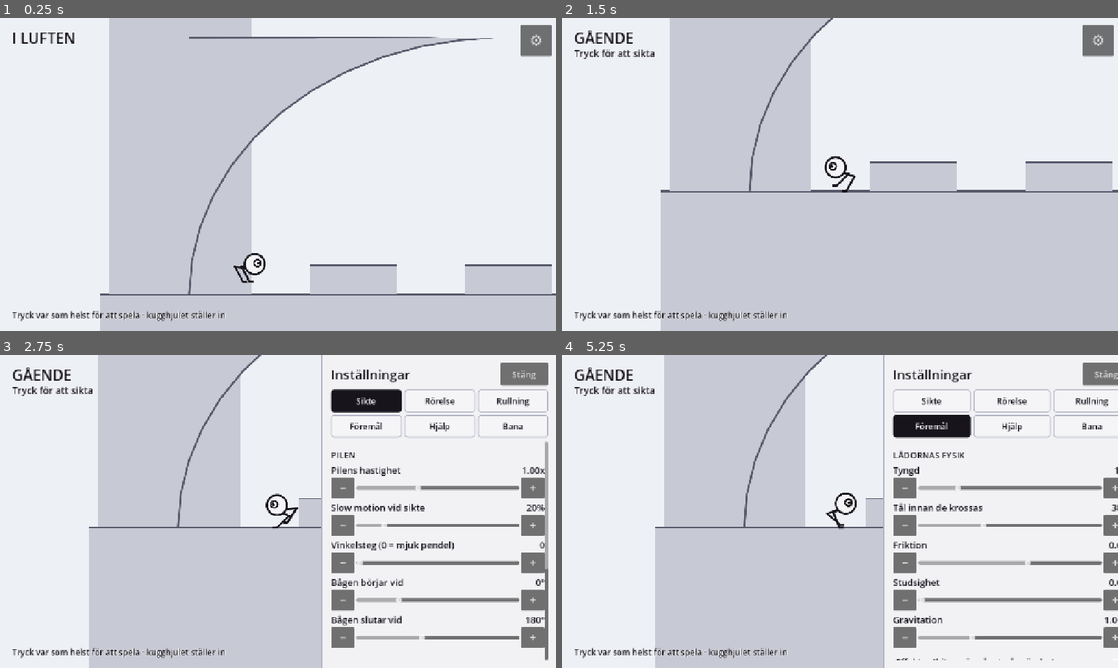
Above: before the commit, frames 1-4 (two rows, left to right).
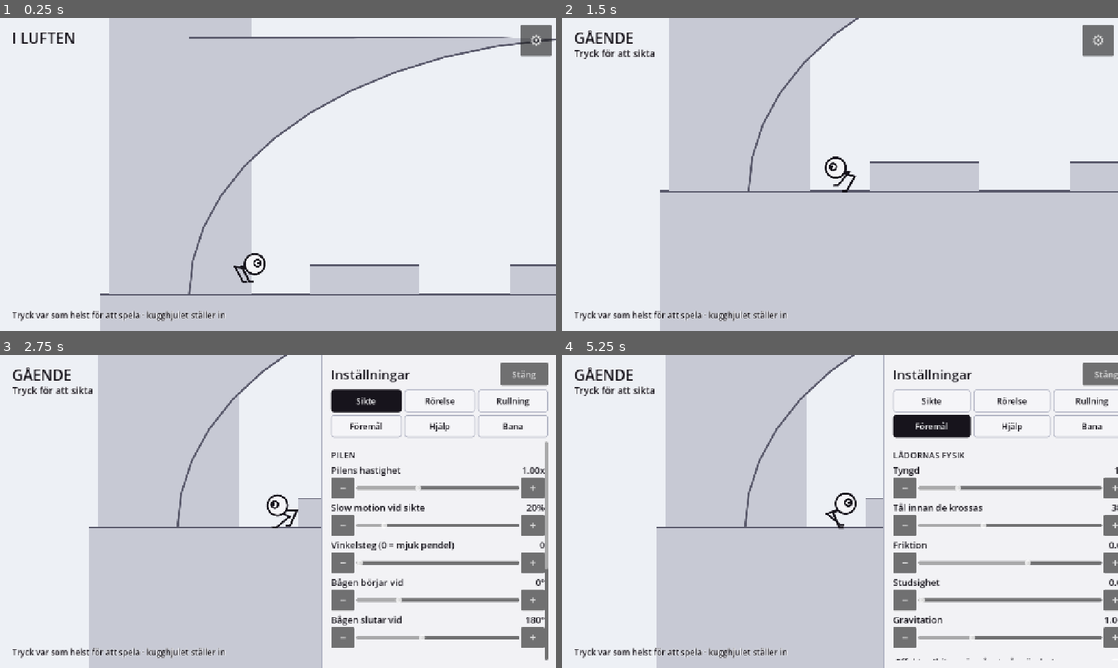
Above: after the commit, the same moments.

Repository: ojojboll-ui/Robo-ball
Game: Godot game, scene res://main/main.tscn
The game is run twice, just before and just after one commit, with the same random seed, the same clock (stepped at 60 frames per second) and the same inputs.
Inputs:
- Up to frame 1 (0.25 s): no input
- Up to frame 2 (1.5 s): click "⚙" at 0.5 s; click "Stäng" at 1.25 s
- Up to frame 3 (2.75 s): click "⚙" at 2 s
- Up to frame 4 (5.25 s): click "Sikte" at 2.75 s; click "Rörelse" at 3.5 s; click "Rullning" at 4.25 s; click "Föremål" at 5 s

The runs differ from the first frame. In frame 1, 4.7% of the frame differs, in the area x 34-100%, y 6-89%; in frame 2, 2.3%; in frame 3, 1.0%; in frame 4, 1.2%.

Commit message:
Brantare backe, rundare skål, längre flykt — och ett halvt skjutsikte
**Rampen.** Nedslagsbacken är nu brant (35° vid krönet, nästan 60° längst
ner) och skålens botten en riktig rundning med radien 350. Läppen ligger
200 px under avsatsen i stället för i samma höjd, vilket byter höjd mot
fart. Resultatet: **1019 px/s vid läppen mot 650 förut**, och en båge som
bär 2200 px bort till flaggplatån i stället för 300.

Finalen blev samtidigt mycket mer förlåtande. Mätt i ett stycke — ett tryck
på platåns krön, sedan ingenting alls — tar **varje vinkel mellan 20° och
60°** honom hela vägen till flaggan, på 3,3–4,4 sekunder. Förut var det
20°–40° av sex provade. Det är rätt ordning: det som är belöningen ska vara
den mest förlåtande delen av banan.

Den viktigaste insikten av alla kom ur bygget, och den gäller varje ramp
härefter: **en brant backe går inte att hålla sig kvar i.** Han släpper
underlaget när v²/r går över tyngden plus markfästet, och för att följa en
kurva ända ner till 60° i 790 px/s krävs en radie på över 4000 px. Alltså
*ska* han lämna krönet och flyga — och backen nedanför ska ha formen av
hans egen kastbana, en parabel räknad ur farten vid krönet, så att
nedslaget blir tangentiellt och nästan ingen fart går förlorad. Det är
precis så en riktig hoppbacke är byggd, och av exakt samma skäl.

**Rymligare.** Alla avsatser är 240 px breda i stället för 190, stegen
längs marken ligger 200 px isär, översta farleden har fyra avsatser i
stället för tre (platån ligger 90 px högre), balkongen är längre och
mellersta farleden har fått en stång till för att täcka den längre
sträckan. Banan är 6200 px bred mot 4950.

Hela farleden mätt om, 20 hopp: 3–7 vinklar av 9 på vart och ett. Två ben
behövde justeras efteråt — en stång som låg 70 px under hans hängläge mätte
2 vinklar av 9, samma stång i hans egen höjd 6, och sista svinget till
balkongen gick från 1 till 6 när balkongen förlängdes så att han landar på
den i stället för på dess yttersta kant.

**Skjutsiktet går ett halvvarv.** Visaren sveper 0–180° fram och tillbaka i
stället för runt som en klocka, med samma rörelse och samma startriktning
som hoppbågen. Den nedre halvan pekade ner i marken där det aldrig finns
något att skjuta, och var alltså bortkastad väntan.

Co-Authored-By: Claude Opus 5 <noreply@anthropic.com>
Claude-Session: https://claude.ai/code/session_01BFuXiawrAFSoffrH8t6SUi

Diff:
--- a/game/_route.gd
+++ b/game/_route.gd
@@ -31,18 +31,30 @@
 	level = main.get("_level")
 	var floors: Array = level.data["floors"]
 	var labels := ["marken", "F", "G", "H", "D", "E", "blocket", "A", "B", "C",
-		"platån", "torntopp", "tornfot"]
+		"C2", "platån", "flaggplatån", "flaggfot"]
 	for i in floors.size():
 		names[labels[i]] = floors[i]
 
 	var legs: Array[Dictionary] = [
-		{"k": "grab", "n": "blocket → stång 4", "at": Vector2(2170, 260), "f": -1, "to": 4, "lo": 90, "hi": 170},
-		{"k": "hang", "n": "stång 4 → stång 3", "from": 4, "to": 3, "lo": 100, "hi": 170},
-		{"k": "hang", "n": "stång 3 → lian 2", "from": 3, "to": 2, "lo": 100, "hi": 170},
-		{"k": "hang", "n": "lian 2 → lian 1", "from": 2, "to": 1, "lo": 100, "hi": 170},
-		{"k": "hangtop", "n": "lian 1 → balkongen", "from": 1, "to": "balkongen", "lo": 100, "hi": 170},
+		{"k": "mark", "n": "start → F", "at": Vector2(400, 560), "f": 1, "to": "F", "lo": 10},
+		{"k": "mark", "n": "F → G", "at": Vector2(690, 520), "f": 1, "to": "G", "lo": 10},
+		{"k": "mark", "n": "G → H", "at": Vector2(1130, 520), "f": 1, "to": "H", "lo": 10},
+		{"k": "mark", "n": "H → D", "at": Vector2(1570, 520), "f": 1, "to": "D", "lo": 20},
+		{"k": "mark", "n": "D → E", "at": Vector2(1910, 430), "f": 1, "to": "E", "lo": 20},
+		{"k": "mark", "n": "E → blocket", "at": Vector2(2250, 360), "f": 1, "to": "blocket", "lo": 20},
+		{"k": "grab", "n": "blocket → stång 5", "at": Vector2(2490, 280), "f": -1, "to": 5, "lo": 90, "hi": 170},
+		{"k": "hang", "n": "stång 5 → stång 4", "from": 5, "to": 4, "lo": 100, "hi": 170},
+		{"k": "hang", "n": "stång 4 → lian 3", "from": 4, "to": 3, "lo": 100, "hi": 170},
+		{"k": "hang", "n": "lian 3 → lian 2", "from": 3, "to": 2, "lo": 100, "hi": 170},
+		{"k": "hang", "n": "lian 2 → stång 1", "from": 2, "to": 1, "lo": 100, "hi": 170},
+		{"k": "hangtop", "n": "stång 1 → balkongen", "from": 1, "to": "balkongen", "lo": 100, "hi": 170},
 		{"k": "mark", "n": "balkongen → stång 0", "at": Vector2(600, 30), "f": -1, "to": 0, "lo": 50, "hi": 130, "swing": true},
 		{"k": "hangtop", "n": "stång 0 → pelartoppen", "from": 0, "to": "pelartoppen", "lo": 80, "hi": 170},
+		{"k": "mark", "n": "pelartoppen → A", "at": Vector2(320, -200), "f": 1, "to": "A", "lo": 20},
+		{"k": "mark", "n": "A → B", "at": Vector2(690, -300), "f": 1, "to": "B", "lo": 20},
+		{"k": "mark", "n": "B → C", "at": Vector2(1060, -390), "f": 1, "to": "C", "lo": 20},
+		{"k": "mark", "n": "C → C2", "at": Vector2(1430, -480), "f": 1, "to": "C2", "lo": 20},
+		{"k": "mark", "n": "C2 → platån", "at": Vector2(1800, -570), "f": 1, "to": "platån", "lo": 20},
 	]
 	var args := OS.get_cmdline_user_args()
 	var first := int(args[0]) if args.size() > 0 else 0
@@ -234,12 +246,10 @@
 		if absf(feet - r.position.y) < 30.0 and x > r.position.x - 30.0 \
 				and x < r.position.x + r.size.x + 30.0:
 			return str(key)
-	if absf(feet + 380.0) < 30.0 and x > 1900.0 and x < 2480.0:
-		return "avsatsen"
-	if feet < -490.0 and x > 1490.0 and x < 2360.0:
-		return "platån"
+	if absf(feet + 470.0) < 30.0 and x > 2980.0 and x < 3400.0:
+		return "rampen"
 	if absf(feet + 150.0) < 30.0 and x < 460.0:
 		return "pelartoppen"
-	if absf(feet - 78.0) < 30.0 and x > 280.0 and x < 1020.0:
+	if absf(feet - 78.0) < 30.0 and x > 280.0 and x < 1240.0:
 		return "balkongen"
 	return "annat (%.0f, %.0f)" % [x, feet]
--- a/game/actor/robo_ball.gd
+++ b/game/actor/robo_ball.gd
@@ -343,10 +343,14 @@
 		return
 
 	if aim_kind == Aim.SHOOT:
-		# Visaren går runt hela varvet, som en klocka. Ingen pendling: ett skott
-		# har ingen "framåt", och ett varv är lika lätt att vänta in var man än
-		# står.
-		aim_deg = fposmod(aim_deg - real * Settings.shoot_sweep * 360.0, 360.0)
+		# Visaren sveper det övre halvvarvet fram och tillbaka, precis som
+		# hoppbågen gör — samma rörelse att läsa av och att vänta in, i stället
+		# för två. Den börjar också åt samma håll som RB går. Ett helt varv var
+		# det förut, och den halvan som pekade ner i marken var bortkastad
+		# väntan: det finns inget att skjuta där.
+		_sweep_t += real * Settings.shoot_sweep * TAU
+		var shot := 0.5 - 0.5 * cos(_sweep_t)
+		aim_deg = lerpf(0.0, 180.0, shot) if facing > 0 else lerpf(180.0, 0.0, shot)
 		return
 	_sweep_t += real * Settings.aim_sweep_speed * 1.6
 	# Bågen startar alltid i den ände som ligger åt det håll RB går, och pendlar
--- a/game/core/settings.gd
+++ b/game/core/settings.gd
@@ -106,7 +106,7 @@
 var enemy_speed := 70.0        ## px/s, blå går i den farten, röda flyger i 150 %
 var stomp_bounce := 520.0      ## px/s uppåt när han studsar på en blå
 var shoot_range := 700.0       ## px, så nära måste en röd vara för att siktet ska bli ett skjutsikte
-var shoot_sweep := 0.9         ## varv per sekund för skjutsiktets visare
+var shoot_sweep := 0.9         ## svep per sekund för skjutsiktets visare, 0–180°
 var laser_reach := 1400.0      ## px, hur långt lasern når
 var invulnerable_time := 1.2   ## sekunder osårbar efter en träff
 var knockback := 260.0         ## px/s bort från den som träffade
--- a/game/ui/tuning_panel.gd
+++ b/game/ui/tuning_panel.gd
@@ -309,8 +309,8 @@
 		func(v: float) -> void: Settings.stomp_bounce = v, "%.0f")
 	_slider("Så nära måste en röd vara för skjutsiktet", 200.0, 1400.0, 50.0, Settings.shoot_range,
 		func(v: float) -> void: Settings.shoot_range = v, "%.0f px")
-	_slider("Skjutsiktets varvtid", 0.2, 2.0, 0.05, Settings.shoot_sweep,
-		func(v: float) -> void: Settings.shoot_sweep = v, "%.2f varv/s")
+	_slider("Skjutsiktets sveptakt", 0.2, 2.0, 0.05, Settings.shoot_sweep,
+		func(v: float) -> void: Settings.shoot_sweep = v, "%.2f svep/s")
 	_slider("Laserns räckvidd", 400.0, 2400.0, 50.0, Settings.laser_reach,
 		func(v: float) -> void: Settings.laser_reach = v, "%.0f px")
 	_slider("Osårbar efter en träff", 0.0, 4.0, 0.1, Settings.invulnerable_time,
--- a/game/world/levels.gd
+++ b/game/world/levels.gd
@@ -380,6 +380,25 @@
 ##    rampen. Ett hopp kan aldrig göra det åt honom — hoppkraften läggs till den
 ##    fart han redan har, och står han still finns ingen uppåtfart att lägga den
 ##    till. Därför går flaggan bara att nå via rampen.
+## Nedslagsbacken: en parabel som följer hans egen flygbana.
+##
+## Han kan inte hålla sig kvar i en brant backe — han släpper ytan när v²/r går
+## över tyngden plus markfästet, och i 790 px/s krävs det en radie på över
+## 4000 px för att följa den ända ner till 60°. Alltså *ska* han lämna krönet och
+## flyga. Men landar han på en yta som lutar likadant som hans bana gör just där
+## tas nästan ingen fart bort i nedslaget, och då kan backen vara hur brant som
+## helst i sin nedre ände. Formen är därför hans kastbana, räknad ur farten han
+## har vid krönet: lutningen växer från 35° till nästan 60°.
+static func _ski_hill(start: Vector2, slope0: float, speed: float, length: float,
+		steps: int) -> PackedVector2Array:
+	var pts := PackedVector2Array()
+	var vx := speed / sqrt(1.0 + slope0 * slope0)
+	var k := 1400.0 / (2.0 * vx * vx)
+	for i in range(1, steps + 1):
+		var d := length * float(i) / float(steps)
+		pts.append(start + Vector2(d, slope0 * d + k * d * d))
+	return pts
+
 ## En cirkelbåge, med gott om punkter. Antalet är inte en smaksak: krönet mäts
 ## av spelet som hur mycket underlagets lutning ändrar sig medan han rör sig, och
 ## med glesa punkter kommer hela ändringen i ett enda hopp. Då ser en mjuk kurva
@@ -451,64 +470,66 @@
 ## från — marken bär hela banan, det stora blocket ligger under gapet till tornet
 ## och balkongen under stången. Ingen väg kan alltså köra fast (princip 4).
 static func _climb() -> Dictionary:
-	var right := 5400.0
-
-	# Avsatsen och skålen är en och samma yta: plant, krön, backe, botten, uppstuds.
-	# Krönets radie är räknad och inte vald: han släpper ytan när v²/r går över
-	# tyngden plus markfästet (1550), och han kommer in i som mest ~800 px/s —
-	# alltså krävs minst 800²/1550 = 413 px. 700 ger marginal även om någon
-	# skruvar upp hoppkraften i panelen.
-	var surface := PackedVector2Array([Vector2(2400.0, -380.0), Vector2(2800.0, -380.0)])
-	surface.append_array(_arc(Vector2(2800.0, 320.0), 700.0, 0.0, 42.0, 60, true))
-	surface.append_array(_arc(Vector2(3841.0, 60.0), 190.0, -42.0, 45.0, 30))
-	surface.append(Vector2(4549.0, -380.0))
+	var right := 6200.0
+
+	# Rampen i ett stycke: avsats, krön, nedslagsbacke, skål och uppstuds.
+	# Krönets radie är räknad: han släpper ytan när v²/r går över 1550, och han
+	# kommer in i som mest ~800 px/s, alltså krävs minst 413 px. 700 ger marginal.
+	var surface := PackedVector2Array([Vector2(2990.0, -470.0), Vector2(3390.0, -470.0)])
+	surface.append_array(_arc(Vector2(3390.0, 230.0), 700.0, 0.0, 35.0, 50, true))
+	surface.append_array(_ski_hill(Vector2(3792.0, -343.0), 0.70, 990.0, 420.0, 26))
+	surface.append_array(_arc(Vector2(4508.0, -47.0), 350.0, -57.9, 45.0, 34))
+	surface.append(Vector2(5226.0, -270.0))
 
 	return {
 		"name": "Klättringen",
 		"right_edge": right,
-		"top_edge": -640.0,
+		"top_edge": -700.0,
 		"floors": [
 			Rect2(100, GROUND_Y, right - 40.0, 320),
 			# Nedersta farleden: tre trappsteg och två avsatser upp till blocket.
-			Rect2(560, 577, 190, 63),
-			Rect2(900, 577, 190, 63),
-			Rect2(1240, 577, 190, 63),
-			Rect2(1530, 488, 190, 60),
-			Rect2(1830, 399, 190, 60),
+			Rect2(560, 577, 240, 63),
+			Rect2(1000, 577, 240, 63),
+			Rect2(1440, 577, 240, 63),
+			Rect2(1780, 488, 240, 60),
+			Rect2(2120, 399, 240, 60),
 			# Blocket: en fribärande avsats, inte ett berg. Den som missar ett hopp
 			# landar på den och kan ta sig vidare via stängerna — och under den
 			# löper marken hela vägen, så ingen väg kan köra fast.
-			Rect2(2120, 310, 680, 110),
-			# Översta farleden.
-			Rect2(560, -250, 190, 90),
-			Rect2(880, -340, 190, 70),
-			Rect2(1200, -430, 190, 70),
-			# Platån. Krönet är ett avstamp: härifrån hoppar han ner på avsatsen.
-			Rect2(1520, -520, 830, 340),
-			# Flaggtornet. Toppen ligger 680 px över blocket och 1200 px från
-			# avsatsen: dubbelhoppet når 338, längsta hopp 346.
-			Rect2(4640, -430, 460, 250),
-			Rect2(4900, -180, 200, 820),
+			Rect2(2440, 330, 920, 110),
+			# Översta farleden, fyra avsatser upp till platån.
+			Rect2(560, -250, 240, 90),
+			Rect2(930, -340, 240, 70),
+			Rect2(1300, -430, 240, 70),
+			Rect2(1670, -520, 240, 70),
+			# Platån. Krönet är ett avstamp: härifrån hoppar han ner på rampen.
+			Rect2(2040, -610, 900, 340),
+			# Flaggplatån. Den ligger 120 px under rampens avsats och 2200 px
+			# från den, och 660 px över marken under sig: utom räckhåll för både
+			# hopp (346 px långt, 169 px högt) och dubbelhopp (338 px rakt upp).
+			Rect2(5475, -350, 520, 250),
+			Rect2(5725, -100, 200, 740),
 		],
 		"walls": [Rect2(120, -150, 310, 790)],
-		"ramps": [_overhang(295.0, 980.0, 78.0), _ramp_body(surface, 70.0)],
+		"ramps": [_overhang(295.0, 1200.0, 78.0), _ramp_body(surface, 70.0)],
 		"crates": [],
 		"swings": [
 			{"pos": Vector2(480, -130), "kind": "bar", "length": 0.0},
-			{"pos": Vector2(1250, -120), "kind": "vine", "length": 290.0},
-			{"pos": Vector2(1500, -120), "kind": "vine", "length": 290.0},
-			{"pos": Vector2(1740, 160), "kind": "bar", "length": 0.0},
-			{"pos": Vector2(1960, 170), "kind": "bar", "length": 0.0},
-		],
-		"flag": Vector2(4820, -430),
+			{"pos": Vector2(1360, -20), "kind": "bar", "length": 0.0},
+			{"pos": Vector2(1610, -220), "kind": "vine", "length": 390.0},
+			{"pos": Vector2(1860, -220), "kind": "vine", "length": 390.0},
+			{"pos": Vector2(2100, 160), "kind": "bar", "length": 0.0},
+			{"pos": Vector2(2320, 170), "kind": "bar", "length": 0.0},
+		],
+		"flag": Vector2(5700, -350),
 		"spawns": [
 			{"name": "Start", "pos": Vector2(400, 580)},
-			{"name": "Trappan", "pos": Vector2(1590, 420)},
-			{"name": "Stängerna", "pos": Vector2(2200, 250)},
+			{"name": "Trappan", "pos": Vector2(1840, 420)},
+			{"name": "Stängerna", "pos": Vector2(2540, 250)},
 			{"name": "Balkongen", "pos": Vector2(600, 20)},
 			{"name": "Pelartoppen", "pos": Vector2(250, -210)},
-			{"name": "Platån", "pos": Vector2(2000, -580)},
-			{"name": "Avsatsen", "pos": Vector2(2500, -440)},
-			{"name": "Flaggan", "pos": Vector2(4740, -490)},
+			{"name": "Platån", "pos": Vector2(2600, -670)},
+			{"name": "Rampen", "pos": Vector2(3100, -530)},
+			{"name": "Flaggan", "pos": Vector2(5600, -410)},
 		],
 	}
Not shown, changed: README.md
Not shown, changed: docs/DECISIONS.md
Not shown, changed: docs/DESIGN.md
Not shown, changed: docs/METRICS.md
